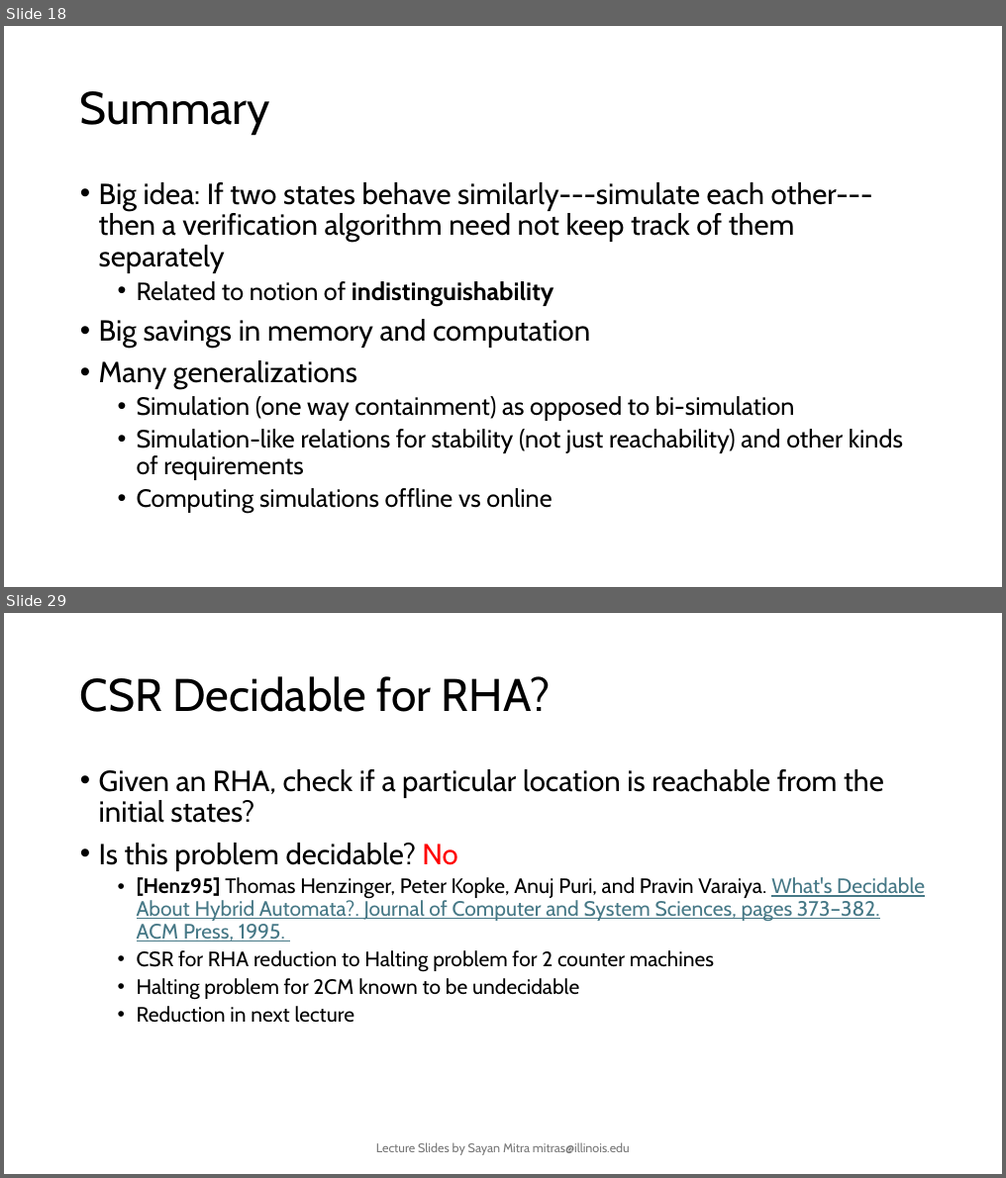
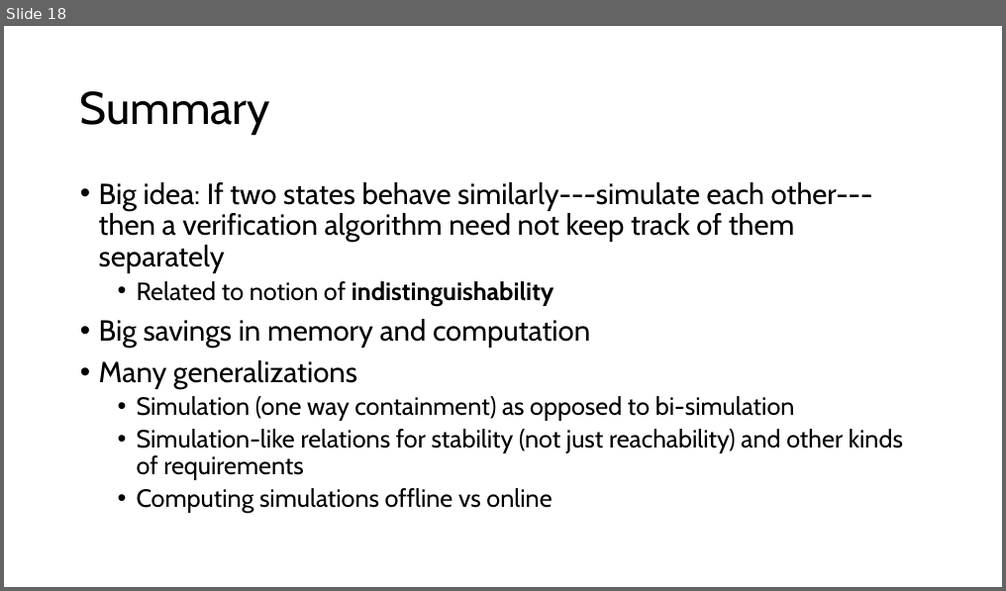
Before and after one commit to sayanmitracode/cpsbooksite, a slide deck: Slides/2025/L15_ITA.pptx. Shown one above the other, each under a label of ours: slides 18 and 29 before the commit, slide 18 after it; the slides between them are not shown. The pictures are 1006x1178 and 1006x591 pixels, drawn with LibreOffice and Linux fonts; fonts in the diff are those of the drawing. Boxes give left, top, right and bottom in pixels: in the first picture for what was removed or moved away, otherwise in the second. Text is boxed around its words. In the diff, an @@ line names an element or a change of style, - is before the commit and + after.

```diff
--- a/Slides/2025/L15_ITA.pptx
+++ b/Slides/2025/L15_ITA.pptx
@@ slide 29 removed at [4,613,1002,1174], background #FFFFFF @@
@@ title removed at [80,676,550,712] @@
-CSR Decidable for RHA?
@@ text removed at [99,769,925,1023] @@
-• Given an RHA, check if a particular location is reachable from the initial states?
-• Is this problem decidable? No
-  • [Henz95] Thomas Henzinger, Peter Kopke, Anuj Puri, and Pravin Varaiya. What's Decidable About Hybrid Automata?. Journal of Computer and System Sciences, pages 373–382. ACM Press, 1995.
-  • CSR for RHA reduction to Halting problem for 2 counter machines
-  • Halting problem for 2CM known to be undecidable
-  • Reduction in next lecture
@@ text removed at [376,1143,630,1156] @@
-Lecture Slides by Sayan Mitra mitras@illinois.edu
```
Also in this commit, not shown: 24 other slides removed, 4 other files.
